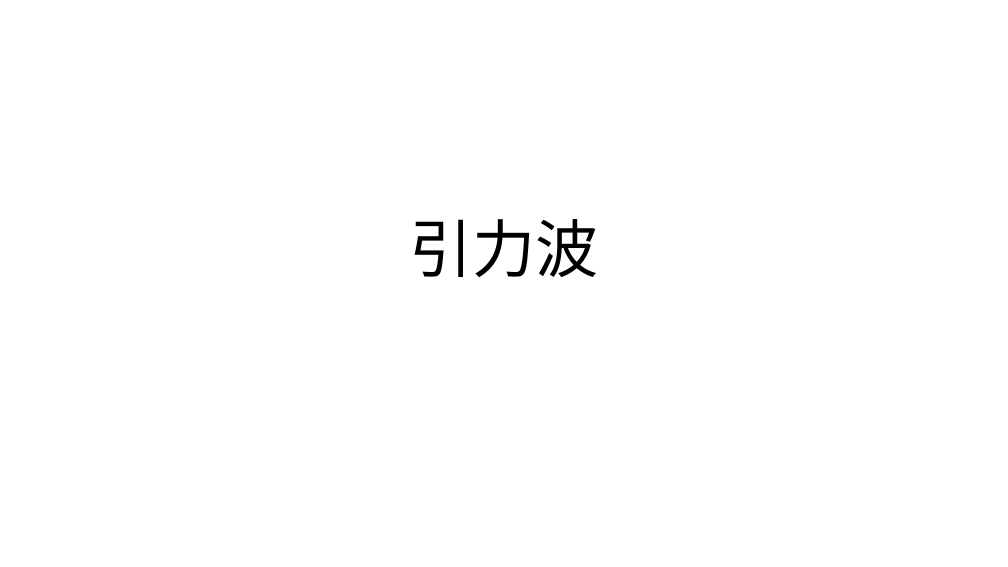
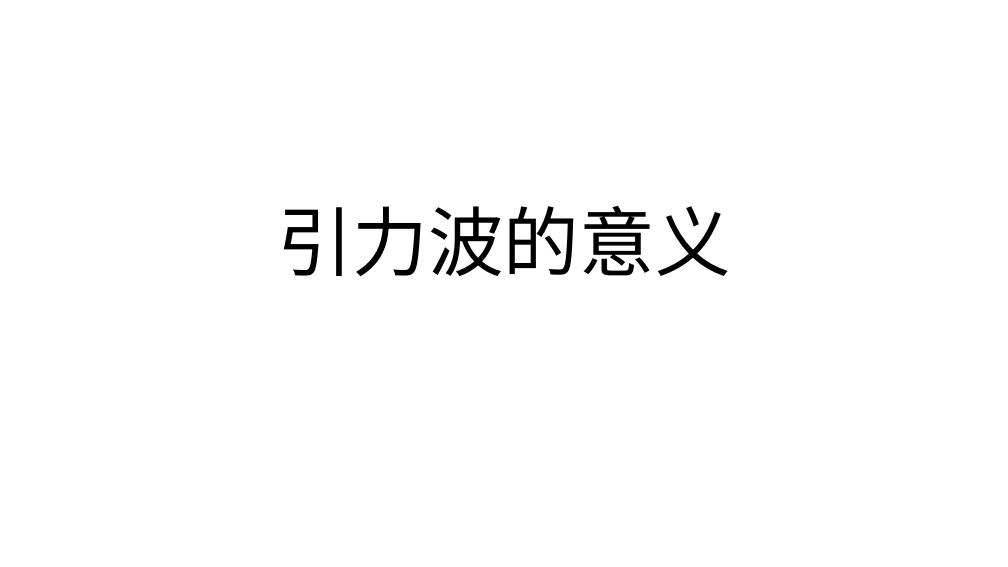
Before and after one commit to FredJiangFei/MyDocuments, a slide deck: slide 5 of 其他/引力波/引力波.pptx (slide 1 before the commit). Drawn at 1008x567 pixels with LibreOffice and Linux fonts; fonts in the diff are those of the drawing. Boxes give left, top, right and bottom in pixels: in the first picture for what was removed or moved away, otherwise in the second. Text is boxed around its words. In the diff, an @@ line names an element or a change of style, - is before the commit and + after.

```diff
--- a/其他/引力波/引力波.pptx
+++ b/其他/引力波/引力波.pptx
@@ title at (x1=277, y1=206, x2=731, y2=276): text changed; size 60 to 72 pt @@
-引力波
+引力波的意义
```
Also in this commit, not shown: 2 other slides changed, 2 slides added, 14 slides removed, 4 other files.
